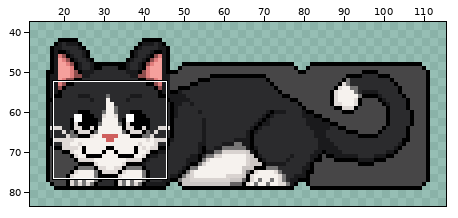
Two states of a pixel-art file, source/Sprite-0001.aseprite. The picture above shows the old version from afar; the outline marks the close-up.
Close-up. Old version:
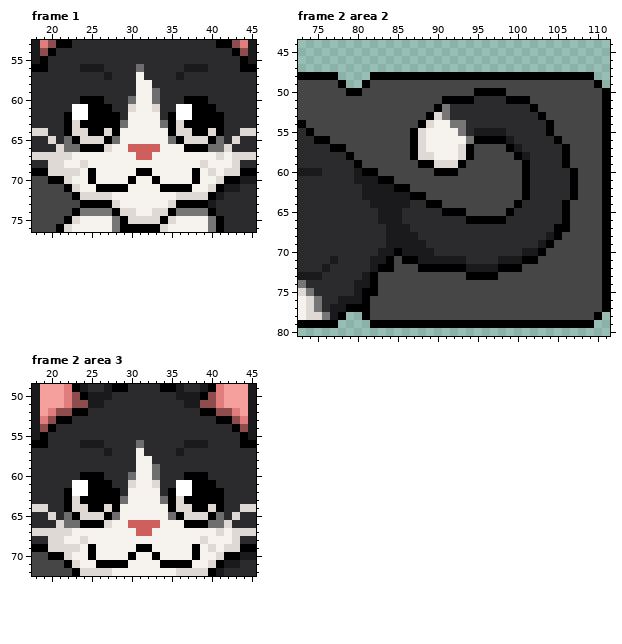
128x128 pixels, 2 frames. Colours within 5 levels of each other are drawn and written as one. Shown: frame 1: x 18..45, y 53..76; frame 2 area 2: x 73..111, y 44..80; frame 2 area 3: x 18..45, y 49..72. The wide view leaves out empty margins. The commit also changed other frames or places, which this record leaves out.
Once edited:
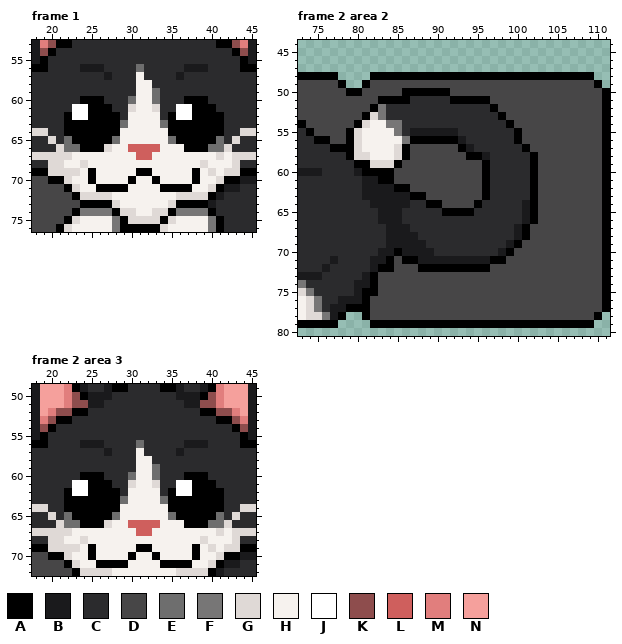
Palette (. is transparent): A #000000  B #1a1a1c  C #2b2b2d  D #474647  E #6e6e6e  F #777676  G #dfd9d6  H #f6f2ee  J #ffffff  K #8e4d4d  L #cf5f5d  M #e17e7d  N #f5a09c
Change:
Frame 1:
y 63: x 23 G -> A; x 36 G -> A
y 64: x 23..24 GG -> AA; x 27 G -> A; x 36..37 GG -> AA; x 40 G -> A
y 65: x 24..26 GGG -> AAA; x 37..39 GGG -> AAA
Frame 2 area 2:
y 50: x 86..91 DDDDDD -> AAAAAA; x 95..98 AAAA -> DDDD
y 51: x 83..91 DDDDDDDDA -> AAAACCCCC; x 95..101 CCCCAAA -> AADDDDD
y 52: x 82..91 DDDDDDDDAF -> AFCCCCCCCC; x 97..102 CCCCCA -> ADDDDD
y 53: x 81..91 DDDDDDDDAGF -> AGFCCCCCCCC; x 98..103 CCCCCA -> ADDDDD
y 54: x 80..93 DDDDDDDDAGHHFF -> AGHHFFCCCCCCCC; x 99..104 CCCCCA -> ADDDDD
y 55: x 79..93 DDDDDDDDAGHHHHF -> AGHHHHFCBBBBBBC; x 95..98 BBBB -> CCCC; x 100..104 CCCCA -> ADDDD
y 56: x 79..86 DDDDDDDD -> AGHHHHHF; x 88..105 GHHHHHFAAAABCCCCCA -> AAAAABCCCCCCADDDDD
y 57: x 79..106 DDDDDDDDAGHHHHGADDDDABCCCCCA -> AGHHHHGADDDDDDABCCCCCCADDDDD
y 58: x 80..93 DDDDDDDAGGHHHG -> GGHHHGADDDDDDD; x 95..106 DDDDDABCCCCA -> ABCCCCCADDDD
y 59: x 81..85 DDDDD -> AGGGA; x 88..93 AAGGGA -> DDDDDD; x 96..106 DDDDDACCCCA -> ACCCCCADDDD
y 60: x 83..84 DD -> AA; x 90..92 AAA -> DDD; x 96..107 DDDDDACCCCCA -> ACCCCCADDDDD
y 61: x 80 B -> C; x 96..107 DDDDDACCCCCA -> ACCCCCADDDDD
y 62..63: x 96..107 DDDDDACCCCCA -> ACCCCCADDDDD
y 64: x 95..106 DDDDDACCCCCA -> ACCCCCBADDDD
y 65: x 94..99 DDDDDA -> ACCCCC; x 101..106 CCCCCA -> BADDDD
y 66: x 94..98 AAAAA -> CCCCC; x 101..106 CCCCCA -> BADDDD
y 67: x 100..106 CCCCCAA -> BADDDDD
y 68: x 100..105 CCCCBA -> BADDDD
y 69: x 99..104 CCCCBA -> BADDDD
y 70: x 98..103 CCCBBA -> BADDDD
y 71: x 94..102 CCCCBBBAA -> BBBAADDDD
y 72: x 94..100 BBBBAAA -> AAADDDD
y 73: x 94..97 AAAA -> DDDD
Frame 2 area 3: the same change as frame 1
